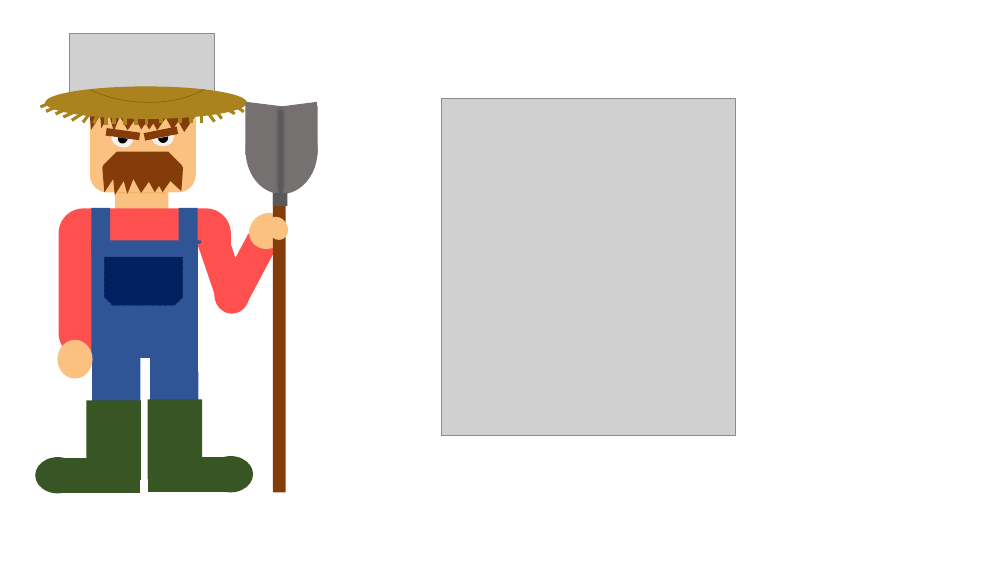
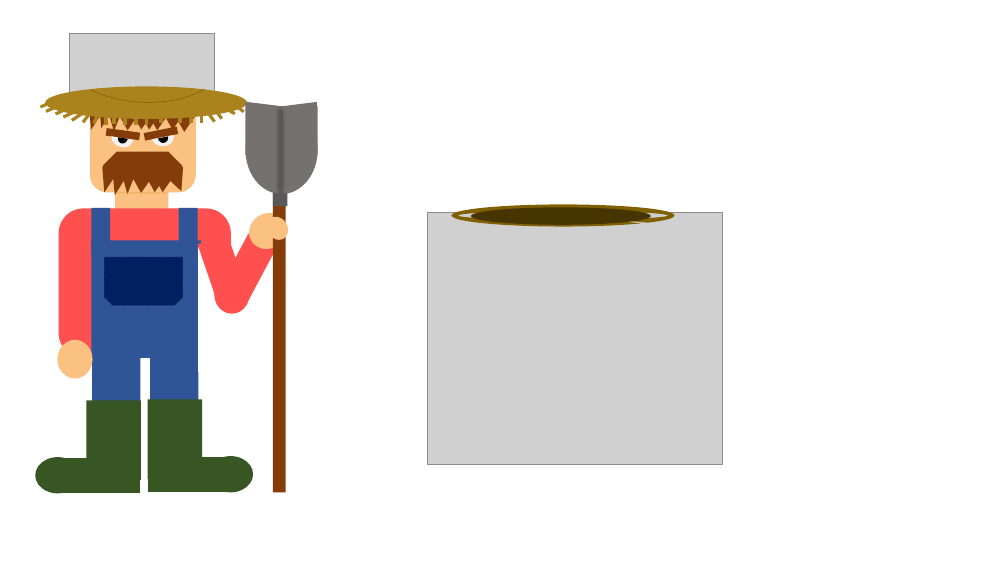
Before and after one commit to LuxiaAnon/Apple-Thieves, a slide deck: slide 3 of Illustrations/lapin [Enregistrement automatique].pptx. Drawn at 1008x567 pixels with LibreOffice and Linux fonts; fonts in the diff are those of the drawing; grey boxes stand for pictures. Boxes give left, top, right and bottom in pixels: in the first picture for what was removed or moved away, otherwise in the second. Text is boxed around its words. In the diff, an @@ line names an element or a change of style, - is before the commit and + after.

```diff
--- a/Illustrations/lapin [Enregistrement automatique].pptx
+++ b/Illustrations/lapin [Enregistrement automatique].pptx
@@ arch (boxed as its full ring) added at [451,204,675,226], fill #806000 @@
@@ ellipse added at [471,207,651,225], fill #463500 @@
@@ picture: place and size @@
-picture at [441,98,736,436]
+picture at [427,213,722,465]
```
Also in this commit, not shown: 1 other slide changed, 5 other files.
